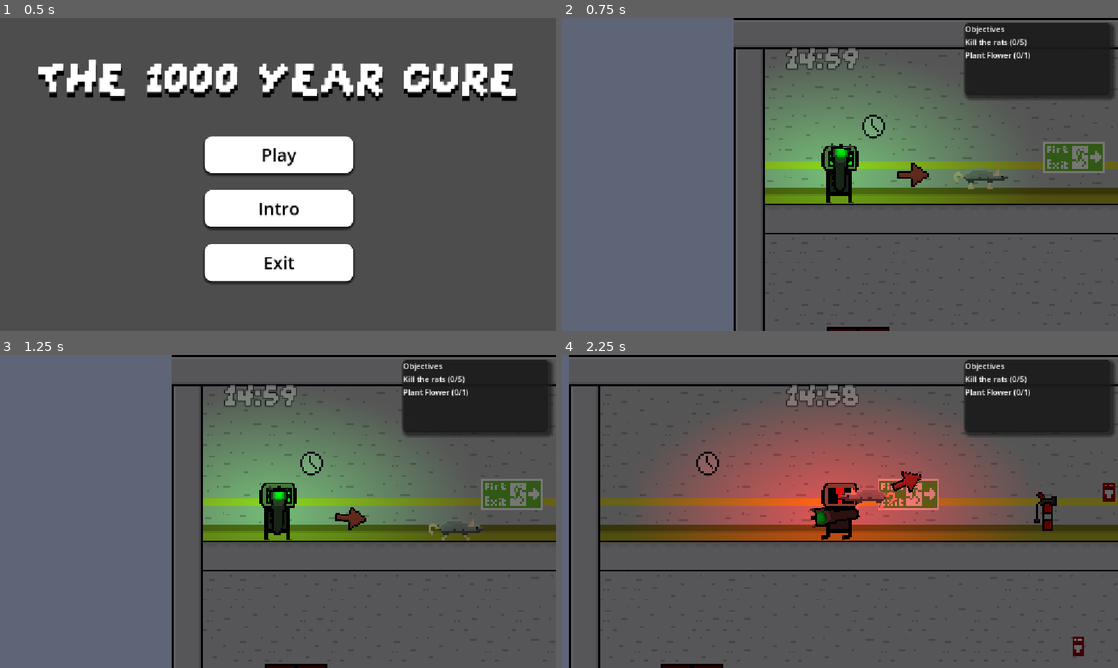
Above: before the commit, frames 1-4 (two rows, left to right).
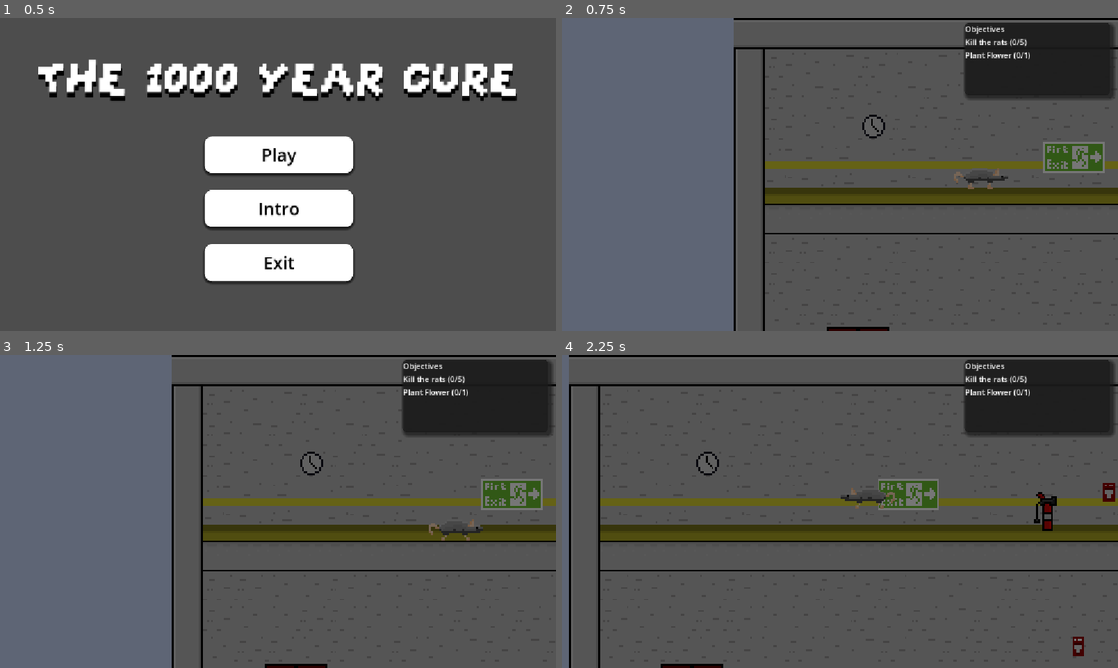
Above: after the commit, the same moments.

Repository: Milo-Griffiths/GameJam-Time
Game: Godot game, scene res://scenes/main.tscn
Two runs of this game, one before a commit and one after it. Both use one fixed random seed, a clock stepped at 60 frames per second and the inputs below.
Inputs (mouse positions are in pixels of both pictures, inside the frame that each line leads up to):
- Up to frame 1 (0.5 s): no input
- Up to frame 2 (0.75 s): click "Play" at 0.5 s
- Up to frame 3 (1.25 s): no input
- Up to frame 4 (2.25 s): tap Enter (ui_accept) at 1.25, 1.35, 1.52, 1.82 s; move the mouse to (962, 495) at 1.27 s; hold Right (right) from 1.28 s (still down); move the mouse to (728, 527) at 2.02 s; tap E (Interact) at 2.1 s

Frame 1 is identical in both runs. In frame 2, 14% of the frame differs, in the area x 36-79%, y 9-60%; in frame 3, 15%; in frame 4, 22%, in the area x 16-82%, y 9-60%.
Error in both runs: Invalid access to property or key 'global_position' on a base object of type 'null instance'. (res://assets/scripts/interactable.gd:12)

Commit message:
fixed arrow

Diff:
--- a/scenes/Enemies/Shroom.tscn
+++ b/scenes/Enemies/Shroom.tscn
@@ -1,11 +1,16 @@
 [gd_scene format=3 uid="uid://c5r1hd7mpip1w"]
 
 [ext_resource type="Texture2D" uid="uid://ddmln1d2d7ye2" path="res://assets/enemies/SporeBossMain.png" id="1_bkbdi"]
+[ext_resource type="Script" uid="uid://bh5nucfo4xywb" path="res://scenes/Enemies/bigboss.gd" id="1_whnba"]
 [ext_resource type="Texture2D" uid="uid://b3fpntixnayuy" path="res://assets/enemies/SporeBossMainArms.png" id="2_kg4ta"]
 
+[sub_resource type="CapsuleShape2D" id="CapsuleShape2D_pdxfl"]
+radius = 31.83
+height = 71.59
+
 [sub_resource type="CapsuleShape2D" id="CapsuleShape2D_n6io4"]
-radius = 6.25
-height = 24.0
+radius = 38.01
+height = 115.7
 
 [sub_resource type="AtlasTexture" id="AtlasTexture_kg4ta"]
 atlas = ExtResource("1_bkbdi")
@@ -48,11 +53,22 @@
 "speed": 2.0
 }]
 
+[sub_resource type="CapsuleShape2D" id="CapsuleShape2D_ca5m7"]
+radius = 6.0
+height = 52.0
+
 [node name="Shroom" type="CharacterBody2D" unique_id=958410507]
+script = ExtResource("1_whnba")
+
+[node name="ShapeCast2D" type="ShapeCast2D" parent="." unique_id=103649031]
+visible = false
+position = Vector2(0, -19)
+shape = SubResource("CapsuleShape2D_pdxfl")
+collision_mask = 8
 
 [node name="CollisionShape2D" type="CollisionShape2D" parent="." unique_id=291169072]
-position = Vector2(-0.25, 0)
-rotation = 1.5707964
+position = Vector2(0, -1)
+rotation = -6.2831855
 shape = SubResource("CapsuleShape2D_n6io4")
 
 [node name="AnimatedSprite2D" type="AnimatedSprite2D" parent="." unique_id=1995578220]
@@ -71,3 +87,15 @@
 texture_filter = 1
 position = Vector2(-1, -32)
 texture = ExtResource("2_kg4ta")
+
+[node name="Area2D" type="Area2D" parent="arms" unique_id=2143924684]
+collision_layer = 4
+collision_mask = 2
+
+[node name="CollisionShape2D" type="CollisionShape2D" parent="arms/Area2D" unique_id=197828425]
+position = Vector2(-52, -17)
+shape = SubResource("CapsuleShape2D_ca5m7")
+
+[node name="CollisionShape2D2" type="CollisionShape2D" parent="arms/Area2D" unique_id=2021055881]
+position = Vector2(50, -16)
+shape = SubResource("CapsuleShape2D_ca5m7")
--- /dev/null
+++ b/scenes/Enemies/bigboss.gd
@@ -0,0 +1,25 @@
+extends CharacterBody2D
+
+
+const SPEED = 300.0
+const JUMP_VELOCITY = -400.0
+
+
+func _physics_process(delta: float) -> void:
+	# Add the gravity.
+	if not is_on_floor():
+		velocity += get_gravity() * delta
+
+	# Handle jump.
+	if Input.is_action_just_pressed("ui_accept") and is_on_floor():
+		velocity.y = JUMP_VELOCITY
+
+	# Get the input direction and handle the movement/deceleration.
+	# As good practice, you should replace UI actions with custom gameplay actions.
+	var direction := Input.get_axis("ui_left", "ui_right")
+	if direction:
+		velocity.x = direction * SPEED
+	else:
+		velocity.x = move_toward(velocity.x, 0, SPEED)
+
+	move_and_slide()
--- a/scenes/player.tscn
+++ b/scenes/player.tscn
@@ -161,6 +161,7 @@
 fill_from = Vector2(0.49565217, 0.5)
 
 [node name="player" type="CharacterBody2D" unique_id=1097559639]
+visible = false
 scale = Vector2(5.61324, 5.2596927)
 collision_layer = 2
 script = ExtResource("1_g2els")
--- a/scripts/Arrow.gd
+++ b/scripts/Arrow.gd
@@ -9,13 +9,14 @@
 # Called every frame. 'delta' is the elapsed time since the previous frame.
 func _physics_process(_delta: float) -> void:
 	objectives = get_tree().get_nodes_in_group("Objectivenodes")
-	closest = objectives[0].global_position
-	for i in range(1,objectives.size()):
-		var current = objectives[i].global_position
-		var center = get_parent().global_position
+	if objectives.size() != 0:
+		closest = objectives[0].global_position
+		for i in range(0,objectives.size()):
+			var current = objectives[i].global_position
+			var center = get_parent().global_position
 
-		if (current.distance_to(center)) < (closest.distance_to(center)):
-			closest = current
+			if (current.distance_to(center)) < (closest.distance_to(center)):
+				closest = current
 
 
 	look_at(closest)
Not shown, added: scenes/Enemies/bigboss.gd.uid
